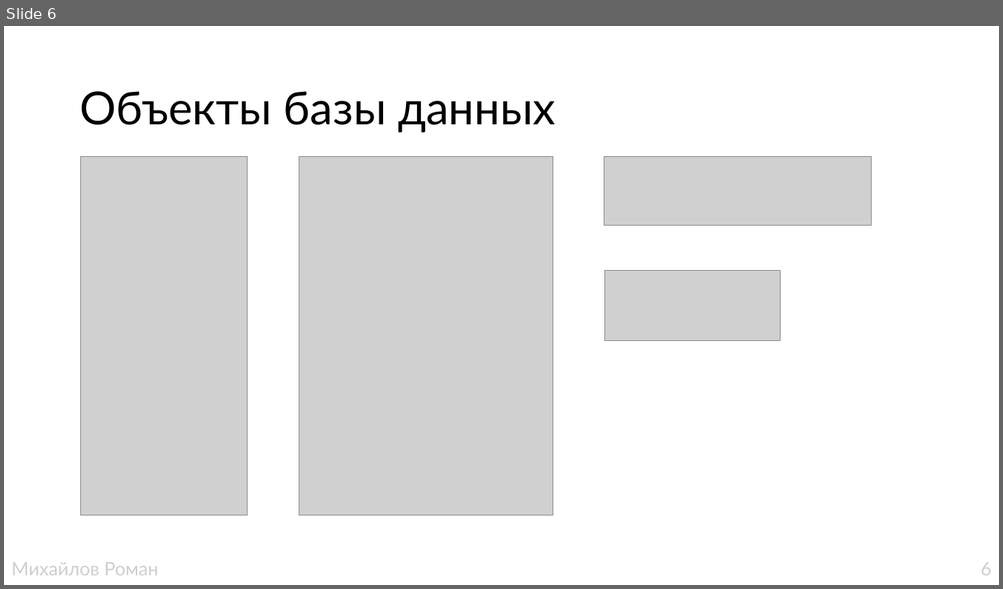
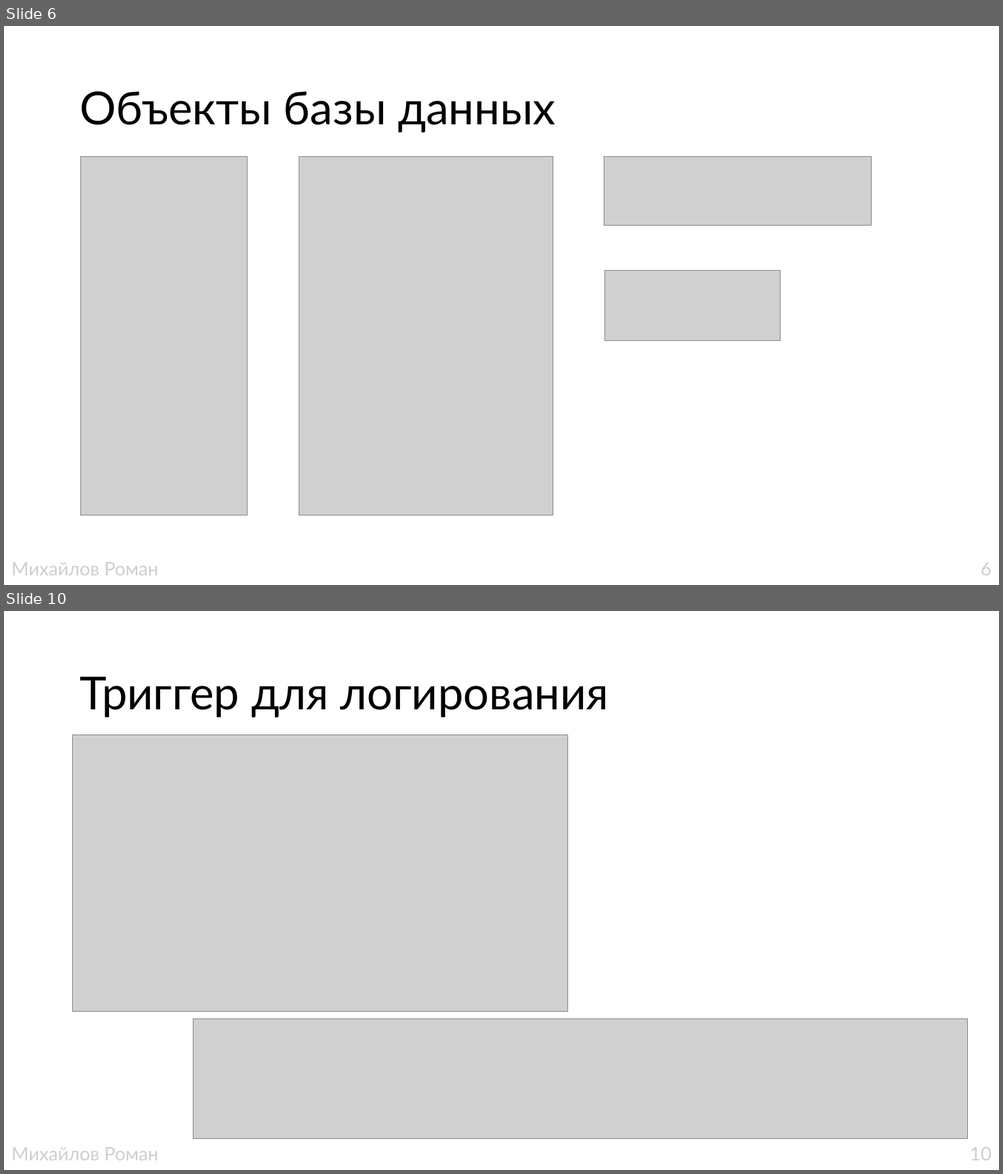
Before and after one commit to ccrayp/warehouse, a slide deck: documents/Защита/БД_Склад_Михайлов_Р_А.pptx. Shown one above the other, each under a label of ours: slide 6 before the commit, slides 6 and 10 after it; the slides between them are not shown. The pictures are 1003x589 and 1003x1174 pixels, drawn with LibreOffice and Linux fonts; fonts in the diff are those of the drawing; grey boxes stand for pictures. Boxes give left, top, right and bottom in pixels: in the first picture for what was removed or moved away, otherwise in the second. Text is boxed around its words. In the diff, an @@ line names an element or a change of style, - is before the commit and + after.

```diff
--- a/documents/Защита/БД_Склад_Михайлов_Р_А.pptx
+++ b/documents/Защита/БД_Склад_Михайлов_Р_А.pptx
@@ slide 10 added at bbox=[4, 611, 999, 1170], background #FFFFFF @@
@@ title added at bbox=[79, 677, 609, 718], 44 pt, text #000000 @@
+Триггер для логирования
@@ picture added at bbox=[73, 735, 568, 1012] @@
@@ picture added at bbox=[193, 1019, 967, 1139] @@
@@ table added at bbox=[4, 1139, 999, 1170], 1 rows, 2 columns @@
+Михайлов Роман | 10
```
Also in this commit, not shown: 21 slides changed, 3 other slides added, 13 other files.
